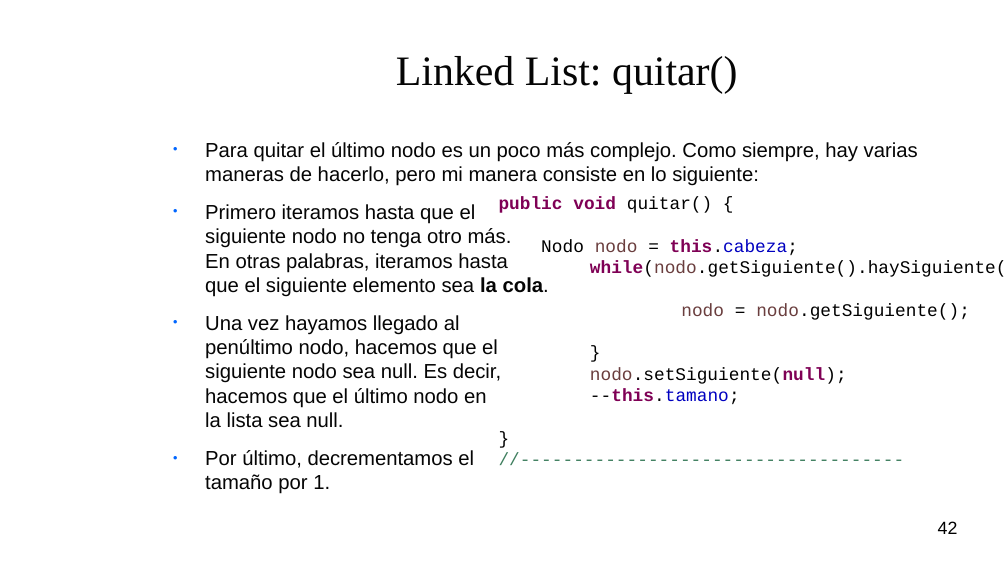
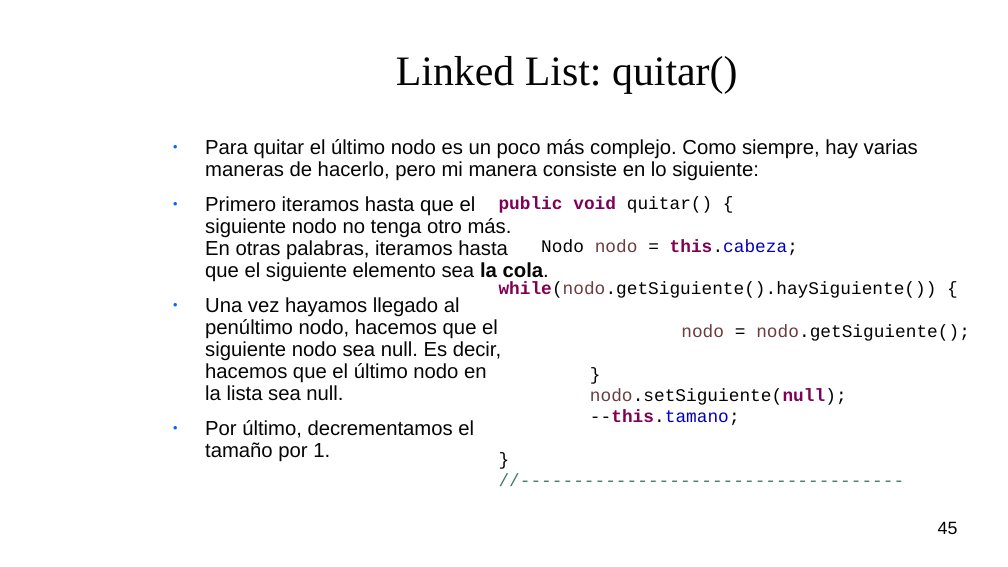
Before and after one commit to M-T3K/UPM, a slide deck: slide 45 of Clases de Apoyo/Objetos - 24Abril2018/Objetos.odp (slide 42 before the commit). Drawn at 1008x567 pixels with LibreOffice and Linux fonts; fonts in the diff are those of the drawing; background and template pictures are left out. Boxes give left, top, right and bottom in pixels: in the first picture for what was removed or moved away, otherwise in the second. Text is boxed around its words. In the diff, an @@ line names an element or a change of style, - is before the commit and + after.

```diff
--- a/Clases de Apoyo/Objetos - 24Abril2018/Objetos.odp
+++ b/Clases de Apoyo/Objetos - 24Abril2018/Objetos.odp
@@ text "Para quitar el último nodo ..." at box(205, 139, 918, 462): indent changed; line spacing 1 to 0.9 @@
@@ text "public void quitar() {" rewrapped from box(499, 197, 1008, 404) to box(499, 197, 970, 425) @@
@@ page number at box(938, 521, 958, 534): text changed @@
-42
+45
```
Also in this commit, not shown: 42 other slides changed, 3 slides added, 2 other files.
